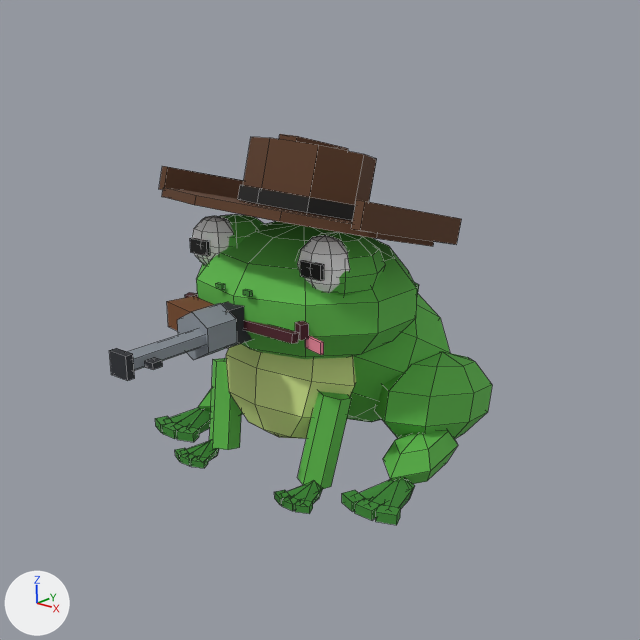
One commit to the Blender file zabie-strzelanie/lowpoly/Zaba_LowPoly.blend: the scene before it, then after it.
Both versions are drawn from the file's camera 'Camera'. Every picture has the same lights, and +X, +Y and +Z are marked at lower left. The older version comes first. Mesh edges are drawn as thin lines.

The older version as bpy lines, for what is in view:
```python
me_bron = bpy.data.meshes.new('Bron')
me_bron.from_pydata(...)  # a box spanning x -0.15..0.15, y -0.45..0.45, z -0.25..0.25; a box spanning x -0.03..0.27, y -2.15..-2.05, z -0.15..0.15; a box spanning x 0.31..0.45, y -1.92..-1.78, z -0.04..0.04
me_bron.materials.append(mat_paleta)  # picture img_paleta
me_bronrekojesc = bpy.data.meshes.new('BronRekojesc')
me_bronrekojesc.from_pydata(...)  # 8 vertices, 6 faces; spans x -0.41..0.41, y -0.283..0.283, z -0.18..0.18
me_bronrekojesc.materials.append(mat_paleta)  # picture img_paleta
me_bronstal = bpy.data.meshes.new('BronStal')
me_bronstal.from_pydata(...)  # a 6-sided cylinder along y spanning x -0.28..0.28, y -0.25..0.25, z -0.32..0.32; a 6-sided cylinder along y spanning x 0.01..0.23, y -1.45..-0.15, z -0.13..0.13
me_bronstal.materials.append(mat_paleta)  # picture img_paleta
me_brzuch = bpy.data.meshes.new('Brzuch')
me_brzuch.from_pydata(...)  # 42 vertices, 48 faces; spans x -1.15..1.15, y -0.76..0.76, z -1.01..1.01
me_brzuch.materials.append(mat_paleta)  # picture img_paleta
ob_bron = bpy.data.objects.new('Bron', me_bron)
ob_bron.location = (0.0, -2.0, 2.4)
ob_bronrekojesc = bpy.data.objects.new('BronRekojesc', me_bronrekojesc)
ob_bronrekojesc.location = (-0.55, -2.35, 2.4)
ob_bronstal = bpy.data.objects.new('BronStal', me_bronstal)
ob_bronstal.location = (0.0, -2.65, 2.4)
ob_brzuch = bpy.data.objects.new('Brzuch', me_brzuch)
ob_brzuch.location = (0.0, -1.05, 1.45)
# also in view: 'OczyBiale' at (0.0, -1.5, 3.22); 'Pysk' at (0.0, -2.02, 2.43); 'KapeluszPasek' at (0.01, -0.76, 3.78); 'Kapelusz' at (0.0, -0.85, 3.93); 'Ciemne' at (0.0, -0.3, 1.42)
```
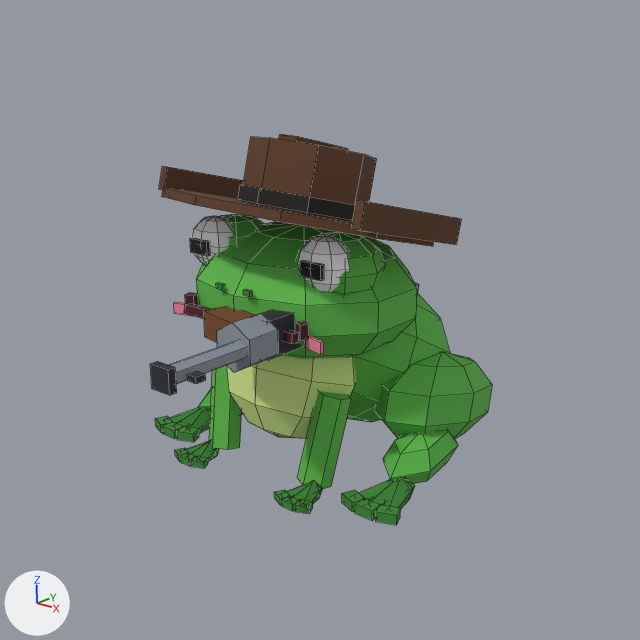
What the commit changed:
Object 'Bron' (ob_bron) moves from (0.0, -2.0, 2.4) to (0.7, -1.98, 2.4).
Object 'BronStal' (ob_bronstal) moves from (0.0, -2.65, 2.4) to (0.7, -2.63, 2.4).
Object 'BronRekojesc' (ob_bronrekojesc) moves from (-0.55, -2.35, 2.4) to (0.15, -2.33, 2.4).

Boxes [x1, y1, x2, y2] around the edits, measured in the pictures (640 x 640 px):
'BronStal', moved
    before: [128, 303, 237, 371]
    after: [170, 313, 278, 384]
'Bron', moved
    before: [109, 302, 252, 381]
    after: [150, 310, 301, 395]
'BronRekojesc', moved
    before: [167, 296, 214, 331]
    after: [204, 306, 254, 343]
